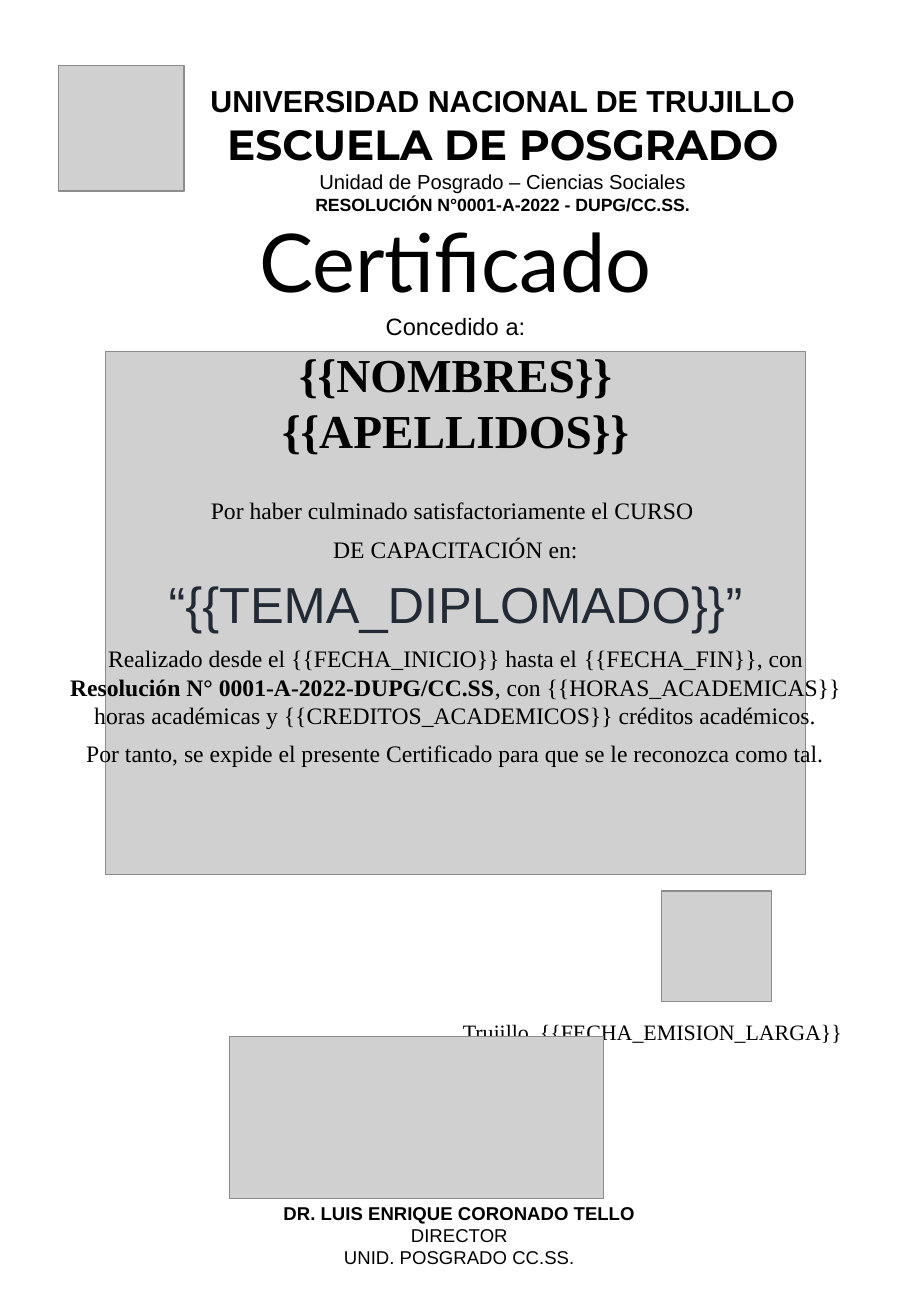
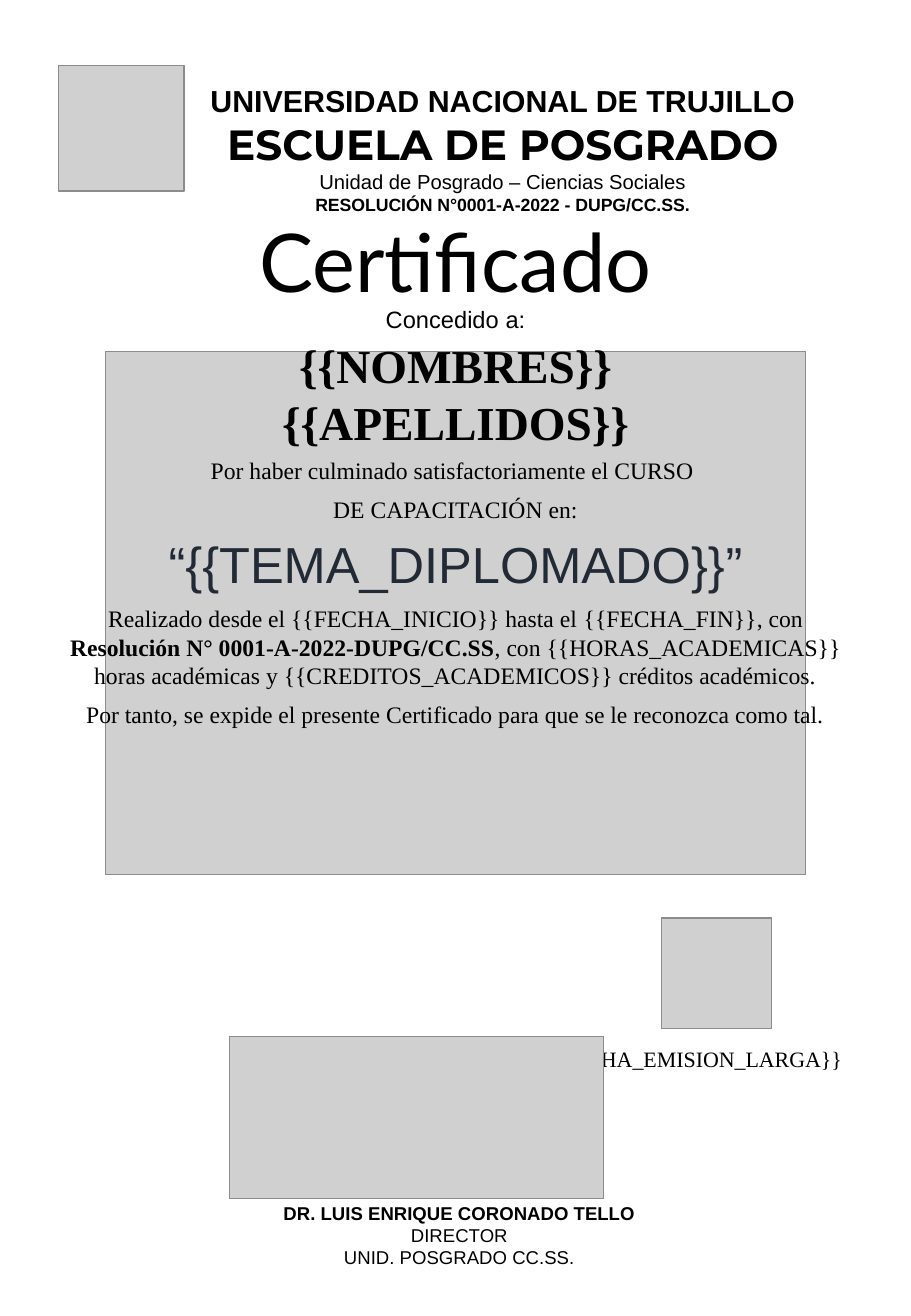
Before and after one commit to CuevaBenjamin-dev/ipde_backend_certificados_automatition, a slide deck: slide 1 of app/templates/universidad_azul/plantilla_curso_de_capacitacion.pptx. Drawn at 911x1316 pixels with LibreOffice and Linux fonts; fonts in the diff are those of the drawing; grey boxes stand for pictures; background and template pictures are left out. Boxes give left, top, right and bottom in pixels: in the first picture for what was removed or moved away, otherwise in the second. Text is boxed around its words. In the diff, an @@ line names an element or a change of style, - is before the commit and + after.

```diff
--- a/app/templates/universidad_azul/plantilla_curso_de_capacitacion.pptx
+++ b/app/templates/universidad_azul/plantilla_curso_de_capacitacion.pptx
@@ text "Concedido a:": place and size @@
-text "Concedido a:" at box(386, 318, 526, 336)
+text "Concedido a:" at box(386, 311, 526, 329)
@@ text "{{NOMBRES}}" rewrapped from box(282, 359, 629, 455) to box(282, 346, 629, 447) @@
@@ text "Por haber culminado satisfactoriamente el ...": place and size @@
-text "Por haber culminado satisfactoriamente el ..." at box(70, 502, 841, 768)
+text "Por haber culminado satisfactoriamente el ..." at box(70, 462, 841, 728)
@@ text "Por haber culminado satisfactoriamente el ..." at box(70, 462, 841, 728): vertical alignment middle to top @@
@@ picture: place and size @@
-picture at box(661, 892, 771, 1002)
+picture at box(661, 918, 771, 1029)
@@ text "Trujillo, {{FECHA_EMISION_LARGA}}" rewrapped from box(463, 1023, 842, 1045) to box(540, 1050, 842, 1072) @@
```
Also in this commit, not shown: 1 other slide changed, 7 other files.
